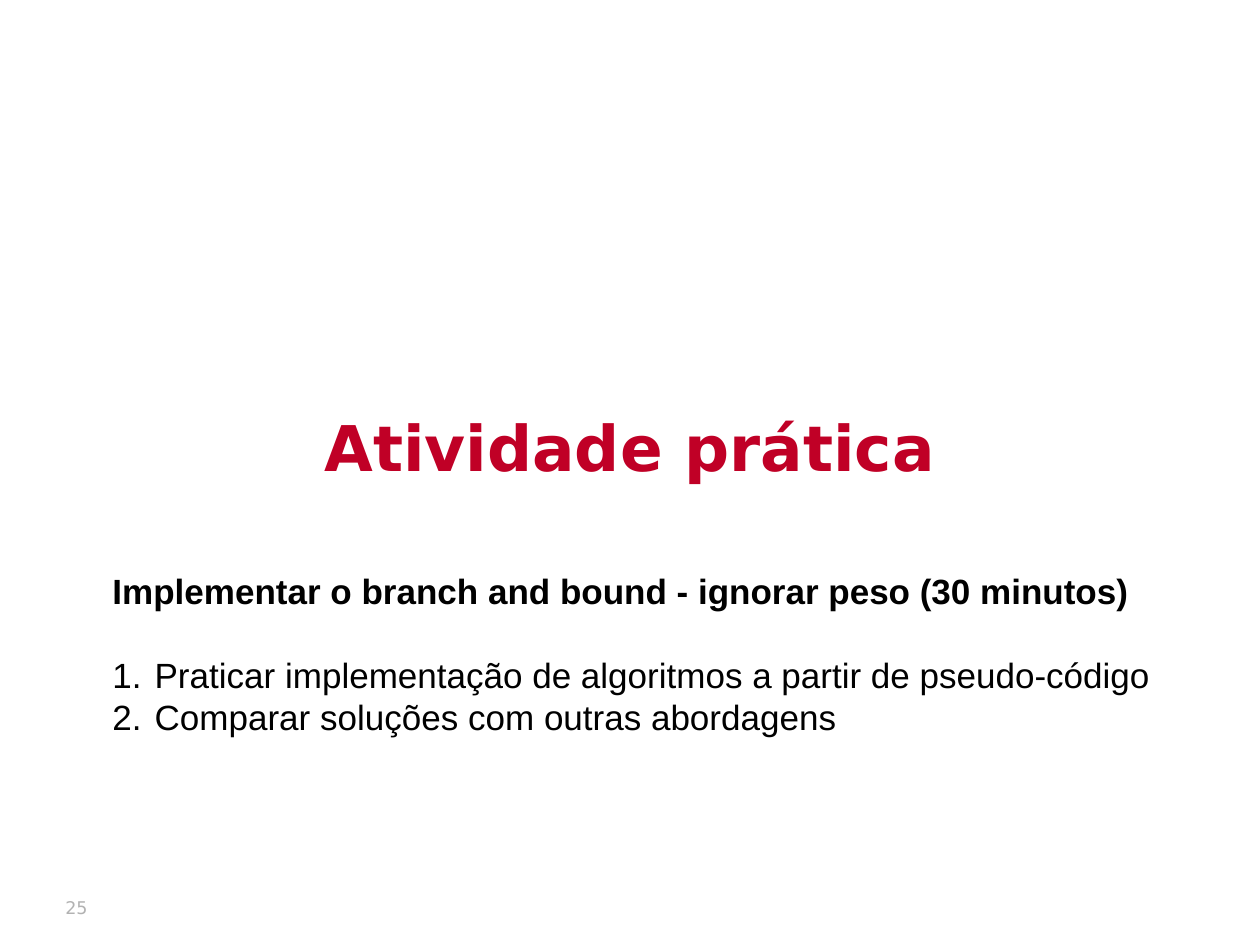
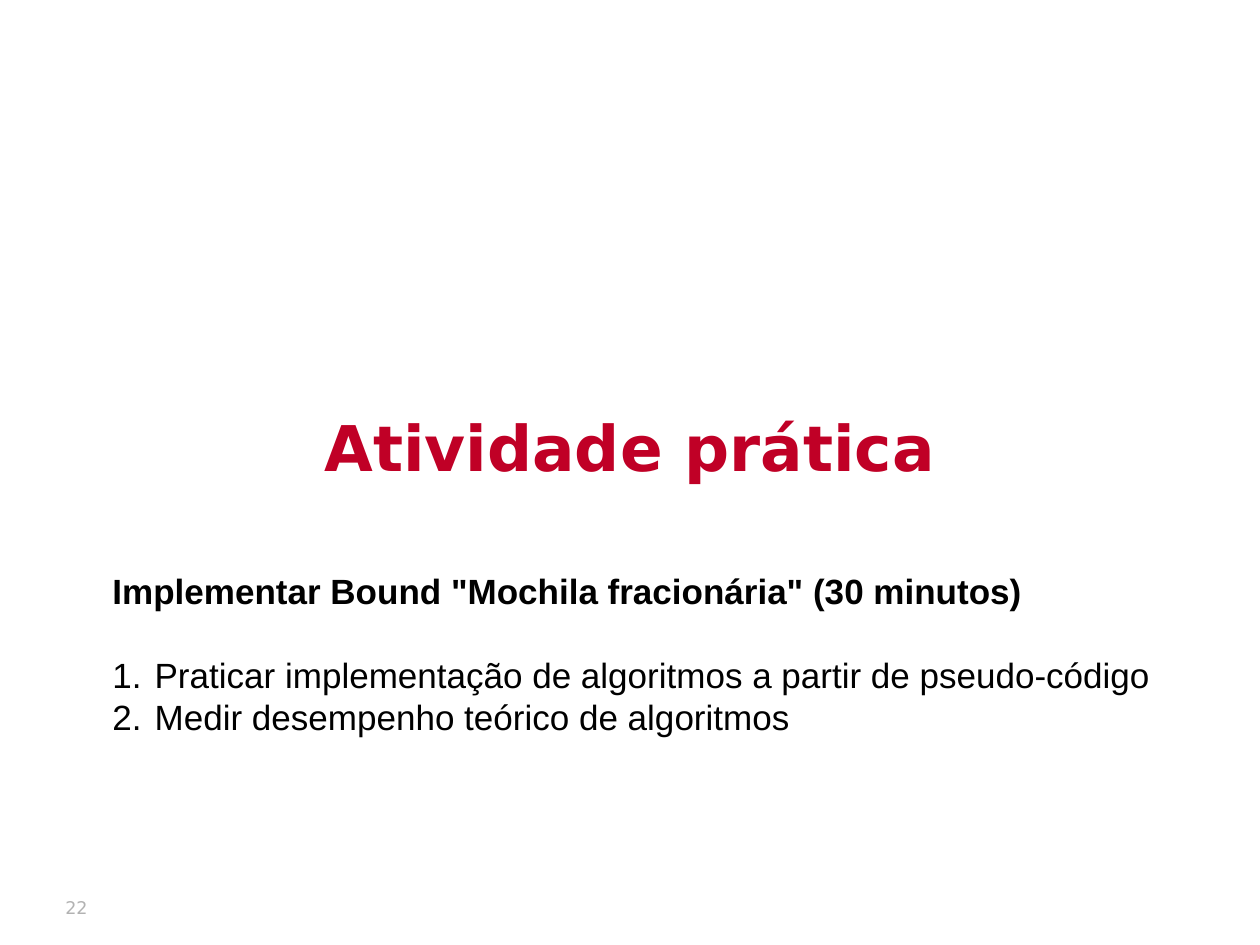
Before and after one commit to thalials/supercomp, a slide deck: slide 22 of aulas/10-branch-and-bound-II/slides.pptx (slide 25 before the commit). Drawn at 1260x945 pixels with LibreOffice and Linux fonts; fonts in the diff are those of the drawing; background and template pictures are left out. Boxes give left, top, right and bottom in pixels: in the first picture for what was removed or moved away, otherwise in the second. Text is boxed around its words. In the diff, an @@ line names an element or a change of style, - is before the commit and + after.

```diff
--- a/aulas/10-branch-and-bound-II/slides.pptx
+++ b/aulas/10-branch-and-bound-II/slides.pptx
@@ text at bbox=[112, 578, 1021, 611]: text changed @@
-Implementar o branch and bound - ignorar peso (30 minutos)
+Implementar Bound "Mochila fracionária" (30 minutos)
@@ text at bbox=[155, 704, 790, 737]: text changed @@
-2. Comparar soluções com outras abordagens
+2. Medir desempenho teórico de algoritmos
@@ page number at bbox=[65, 901, 87, 914]: text changed @@
-25
+22
```
Also in this commit, not shown: 4 other slides changed, 5 slides added, 18 slides removed, 27 other files.
